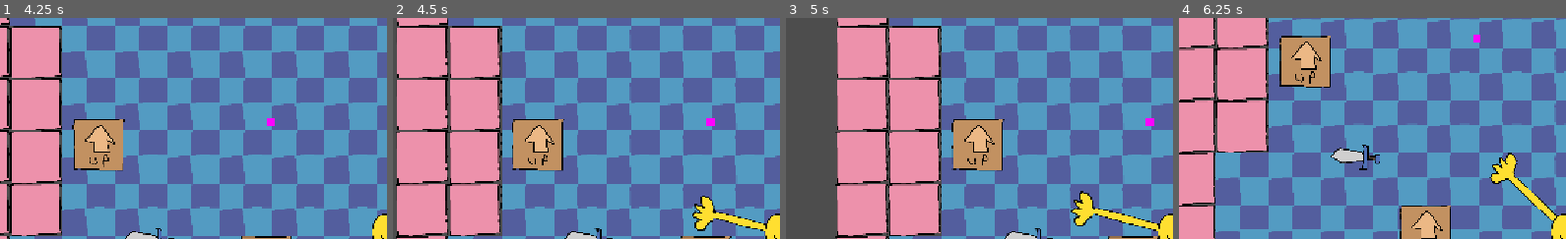
Above: before the commit, frames 1-4 (left to right).
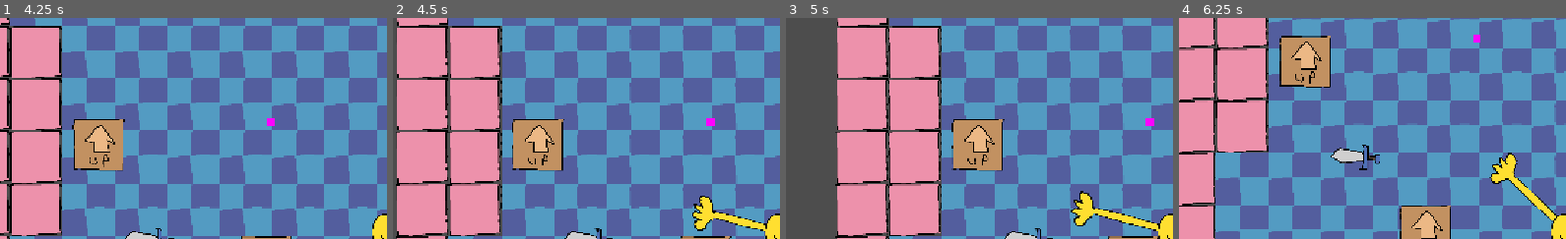
Above: after the commit, the same moments.

Repository: careeoki/yellow-game
Game: Godot game, scene res://levels/test_0.tscn
Same seed, same stepped clock (60 frames per second), same inputs: the game is played once before the commit and once after it.
Inputs (mouse positions are % of the whole screen's width and height, from its top left):
- Up to frame 1 (4.25 s): move the mouse to (73, 45) at 0.52 s; hold D (move_right) 0.53-1.28 s; click (73, 45) at 0.6 s; move the mouse to (31, 55) at 1.27 s; hold S (move_down) 1.28-2.03 s; click (31, 55) at 1.35 s; move the mouse to (61, 28) at 2.02 s; hold D (move_right) 2.03-2.78 s; click (61, 28) at 2.1 s; move the mouse to (46, 70) at 2.77 s; hold W (move_up) 2.78-3.53 s; click (46, 70) at 2.85 s; move the mouse to (81, 65) at 3.52 s; hold A (move_left) from 3.53 s (still down); click (81, 65) at 3.6 s
- Up to frame 2 (4.5 s): keep holding A (move_left); move the mouse to (20, 35) at 4.27 s; click (20, 35) at 4.35 s
- Up to frame 3 (5 s): keep holding A (move_left)
- Up to frame 4 (6.25 s): move the mouse to (56, 50) at 5.02 s; release A (move_left) at 5.03 s; hold S (move_down) 5.03-5.78 s; click (56, 50) at 5.1 s; move the mouse to (36, 25) at 5.77 s; hold D (move_right) from 5.78 s (still down); click (36, 25) at 5.85 s
The pictures show only the part of the screen within x 0-50%, y 0-50%; the shares and areas given below are measured in that part.

Frame 1 is identical in both runs. In frame 2, 0.2% of the frame differs, in the area x 77-92%, y 80-97%; in frame 3, less than 0.1%; in frame 4, less than 0.1%.

Commit message:
PinJoint system

Diff:
--- a/objects/box.tscn
+++ b/objects/box.tscn
@@ -1,5 +1,6 @@
 [gd_scene format=3 uid="uid://bw5u6r4bq0bp4"]
 
+[ext_resource type="Script" uid="uid://16pyqxpkcutl" path="res://scripts/grab_object.gd" id="1_bctmu"]
 [ext_resource type="Texture2D" uid="uid://dxq3r3dern084" path="res://assets/objects/test_box.png" id="1_et42k"]
 
 [sub_resource type="RectangleShape2D" id="RectangleShape2D_ay8i8"]
@@ -8,6 +9,7 @@
 [node name="Box" type="RigidBody2D" unique_id=1253696258]
 collision_layer = 4
 collision_mask = 15
+script = ExtResource("1_bctmu")
 
 [node name="GrabMarker" type="Marker2D" parent="." unique_id=286616444]
 
--- a/objects/sword.tscn
+++ b/objects/sword.tscn
@@ -1,6 +1,7 @@
 [gd_scene format=3 uid="uid://cky4yr2i44np4"]
 
 [ext_resource type="Texture2D" uid="uid://ovfcyaj75uub" path="res://assets/objects/test_sword.png" id="1_1ajn3"]
+[ext_resource type="Script" uid="uid://16pyqxpkcutl" path="res://scripts/grab_object.gd" id="1_s28hv"]
 
 [sub_resource type="RectangleShape2D" id="RectangleShape2D_s28hv"]
 size = Vector2(200, 32)
@@ -8,7 +9,9 @@
 [node name="Sword" type="RigidBody2D" unique_id=1310389542]
 collision_layer = 4
 collision_mask = 15
+mass = 0.5
 angular_damp = 0.5
+script = ExtResource("1_s28hv")
 
 [node name="Sprite2D" type="Sprite2D" parent="." unique_id=1149716988]
 position = Vector2(-13, 0)
--- a/player/player.tscn
+++ b/player/player.tscn
@@ -11,6 +11,8 @@
 
 [sub_resource type="RectangleShape2D" id="RectangleShape2D_qjkh3"]
 size = Vector2(96, 80)
+
+[sub_resource type="RectangleShape2D" id="RectangleShape2D_boad6"]
 
 [sub_resource type="CircleShape2D" id="CircleShape2D_yw30f"]
 radius = 100.0
@@ -55,8 +57,15 @@
 position = Vector2(26, 0)
 shape = SubResource("RectangleShape2D_qjkh3")
 
-[node name="AttachPoint" type="Marker2D" parent="Body/Hand" unique_id=1756873996]
-position = Vector2(-235, 0)
+[node name="AttachStaticBody" type="StaticBody2D" parent="Body/Hand" unique_id=532203241]
+position = Vector2(-102, 0)
+collision_layer = 0
+collision_mask = 10
+
+[node name="CollisionShape2D" type="CollisionShape2D" parent="Body/Hand/AttachStaticBody" unique_id=1061703940]
+z_index = 3
+shape = SubResource("RectangleShape2D_boad6")
+debug_color = Color(0.7589829, 0.34620526, 0.74922365, 0.41960785)
 
 [node name="YellowThing" type="Sprite2D" parent="Body" unique_id=759971281]
 z_index = 1
@@ -68,10 +77,6 @@
 [node name="CollisionShape2D" type="CollisionShape2D" parent="Body" unique_id=848691504]
 shape = SubResource("CircleShape2D_yw30f")
 
-[node name="HandPin" type="PinJoint2D" parent="." unique_id=182754548]
-node_a = NodePath("../Body/Hand")
-bias = 0.9
-
 [node name="PosTest" type="ColorRect" parent="." unique_id=1926293704]
 z_index = 3
 offset_right = 40.0
--- a/player/scripts/hand.gd
+++ b/player/scripts/hand.gd
@@ -3,18 +3,17 @@
 
 @onready var arm_sprite: Line2D = $"../../ArmSprite"
 @onready var grab_area: Area2D = $GrabArea
-@onready var hand_pin: PinJoint2D = $"../../HandPin"
 @onready var pos_test: ColorRect = $"../../PosTest"
-@onready var attach_point: Marker2D = $AttachPoint
+@onready var attach_static_body: StaticBody2D = $AttachStaticBody
 
 var pin_joint: PinJoint2D = null
-var grabbed_object: RigidBody2D = null
+var grabbed_object: Grab_Object = null
 var object_initial_rotation
 
 func _physics_process(delta: float) -> void:
 	var hand_velocity: Vector2 = get_global_mouse_position() - global_position
-	if hand_velocity.length() > 1500:
-		hand_velocity = hand_velocity.normalized() * 1500
+	if hand_velocity.length() > 1800:
+		hand_velocity = hand_velocity.normalized() * 1800
 	if position.length() > 400:
 		position = position.normalized() * 400
 	velocity = hand_velocity * 3
@@ -40,25 +39,25 @@
 		else:
 			exit_grab()
 	if grabbed_object != null:
-		var grab_velocity: Vector2 = attach_point.global_position - grabbed_object.global_position
-		grabbed_object.apply_force(grab_velocity * 1000)
-		#print(grab_velocity)
 		grabbed_object.rotation = rotation
-		#pos_test.global_position = grabbed_object.get_child(0).global_position
-		#if grabbed_object.get_child(0).global_position.distance_to(attach_point.global_position) > 256:
-			#exit_grab()
+		if grabbed_object.get_child(0).global_position.distance_to(attach_static_body.global_position) > 1000:
+			exit_grab()
 		pass
 
 func enter_grab(new_object):
 	grabbed_object = new_object
-	grabbed_object.linear_damp = 100
-	#set_collision_layer_value(1, false)
-	#set_collision_mask_value(3, false)
+	#attach_static_body.set_collision_layer_value(1, true)
+
+	create_pin_joint()
+	#grabbed_object.linear_damp = 50
+	grabbed_object.angular_damp = 30
+	##set_collision_layer_value(1, false)
+	##set_collision_mask_value(3, false)
 	grabbed_object.set_collision_layer_value(3, false)
 	grabbed_object.set_collision_layer_value(4, true)
 	grabbed_object.set_collision_mask_value(1, false)
-	object_initial_rotation = grabbed_object.rotation
-	#create_pin_joint()
+	#object_initial_rotation = grabbed_object.rotation
+	##create_pin_joint()
 
 
 func exit_grab():
@@ -66,20 +65,25 @@
 	grabbed_object.angular_damp = 0
 	#set_collision_layer_value(1, true)
 	#set_collision_mask_value(3, true)
+	attach_static_body.set_collision_layer_value(1, false)
 	grabbed_object.set_collision_layer_value(3, true)
 	grabbed_object.set_collision_layer_value(4, false)
 	grabbed_object.set_collision_mask_value(1, true)
 	grabbed_object = null
-	#remove_pin_joint()
+	remove_pin_joint()
+
 
 
 func create_pin_joint():
 	if pin_joint == null:
 		pin_joint = PinJoint2D.new()
-		get_parent().get_parent().get_parent().add_child(pin_joint)
-	grabbed_object.global_position = attach_point.global_position
-	pin_joint.bias = 0.9
-	pin_joint.node_a = self.get_path()
+		attach_static_body.add_child(pin_joint)
+		#pin_joint.angular_limit_enabled = true
+		#pin_joint.position = attach_static_body.position
+	pin_joint.bias = 1
+	attach_static_body.global_position = grabbed_object.global_position
+
+	pin_joint.node_a = attach_static_body.get_path()
 	pin_joint.node_b = grabbed_object.get_path()
 
 
--- a/project.godot
+++ b/project.godot
@@ -21,7 +21,7 @@
 
 [editor]
 
-movie_writer/movie_file="C:/Users/Dean/Videos/yellow5.avi"
+movie_writer/movie_file="C:/Users/Dean/Videos/yellow6.avi"
 movie_writer/fps=30
 version_control/plugin_name="GitPlugin"
 version_control/autoload_on_startup=true
--- /dev/null
+++ b/scripts/grab_object.gd
@@ -0,0 +1,13 @@
+class_name Grab_Object extends RigidBody2D
+
+var reset_state = false
+var move_vector: Vector2
+
+func _integrate_forces(state: PhysicsDirectBodyState2D) -> void:
+	if reset_state:
+		state.transform = Transform2D(0.0, move_vector)
+		reset_state = false
+
+func move_body(target_pos: Vector2):
+	move_vector = target_pos
+	reset_state = true
Not shown, added: scripts/grab_object.gd.uid
